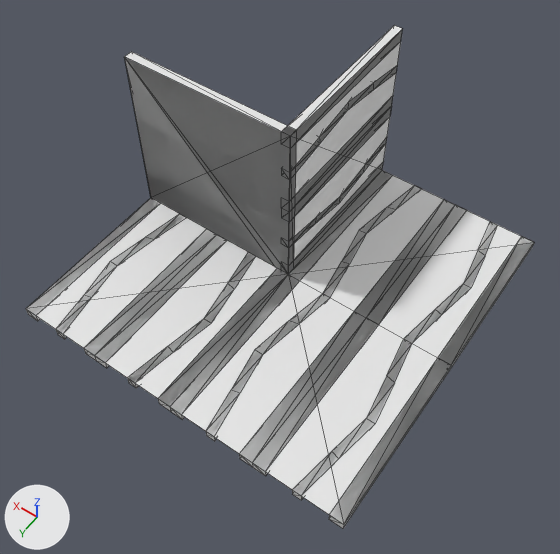
Renders of the OBJ model Data/bmc/tiles/t_076.obj from each side of a commit.
Before and after are seen from a 50 mm camera at (-0.748, 1.087, 1.676) aimed at (-0.048, 0.107, 0.135). Every picture has the same lights, and +X, +Y and +Z are marked at lower left. Mesh edges are drawn as thin lines. Where no turn or scale is listed for an object, it has been applied to the vertices.

The scene before the commit, as lines of its bpy script (objects in view):
```python
me_t_076 = bpy.data.meshes.new('t_076')
me_t_076.from_pydata(...)  # 254 vertices, 501 faces; spans x -0.5..0.5, y -0.5..0.5, z -0.05..0.5
ob_t_076 = bpy.data.objects.new('t_076', me_t_076)
ob_t_076.location = (0.0, 0.0, 0.0)
```
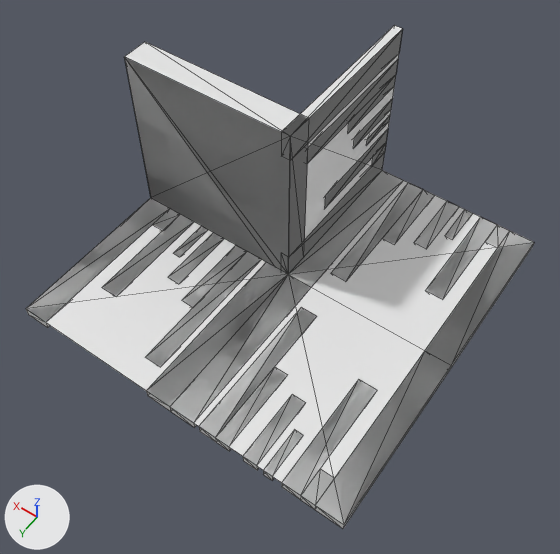
Diff of the bpy script that builds the scene:
```diff
--- a/Data/bmc/tiles/t_076.obj.py
+++ b/Data/bmc/tiles/t_076.obj.py
@@ me_t_076 @@
 # used by ob_t_076; location = (0.0, 0.0, 0.0)
-me_t_076.from_pydata(...)  # 254 vertices, 501 faces; spans x -0.5..0.5, y -0.5..0.5, z -0.05..0.5
+me_t_076.from_pydata(...)  # 228 vertices, 407 faces; spans x -0.5..0.5, y -0.5..0.5, z -0.05..0.5
+# me_t_076 part 1: a new loose piece, a box spanning x 0.0..0.025, y -0.5..-0.3, z 0.237..0.277
+# me_t_076 part 2: a new loose piece, a box spanning x 0.282..0.307, y 0.0..0.126, z -0.025..0.0
+# me_t_076 part 3: a new loose piece, a box spanning x -0.307..-0.282, y 0.374..0.5, z -0.025..0.0
+# me_t_076 part 4: a new loose piece, a box spanning x -0.307..-0.282, y -0.5..-0.374, z -0.025..0.0
+# me_t_076 part 5: a new loose piece, a box spanning x 0.223..0.263, y 0.0..0.2, z -0.025..0.0
+# me_t_076 part 6: a new loose piece, a box spanning x -0.263..-0.223, y 0.3..0.5, z -0.025..0.0
+# me_t_076 part 7: a new loose piece, a box spanning x -0.263..-0.223, y -0.5..-0.3, z -0.025..0.0
+# me_t_076 part 8: the loose piece of 36 vertices spanning x -0.138..-0.071, y -0.5..0.5, z -0.025..0.0 is rebuilt with 14 vertices and now spans x -0.182..-0.092, y -0.5..-0.071, z -0.025..0.0
+# me_t_076 part 9: the loose piece of 20 vertices spanning x 0.0..0.025, y -0.5..0.0, z 0.363..0.429 is rebuilt with 14 vertices and now spans x 0.0..0.025, y -0.5..-0.071, z 0.318..0.408
+# me_t_076 part 10: the loose piece of 20 vertices spanning x 0.071..0.138, y 0.0..0.5, z -0.025..0.0 is rebuilt with 14 vertices and now spans x 0.092..0.182, y 0.0..0.429, z -0.025..0.0
+# me_t_076 part 11: a new loose piece of 14 vertices spanning x -0.182..-0.092, y 0.071..0.5, z -0.025..0.0
+# me_t_076 part 12: the loose piece of 12 vertices spanning x 0.0..0.025, y -0.5..0.0, z 0.213..0.288 is deleted
+# me_t_076 part 13: the loose piece of 12 vertices spanning x 0.213..0.287, y 0.0..0.5, z -0.025..0.0 is deleted
+# me_t_076 part 14
+# 130 vertices are removed from x -0.463..0.5, y -0.5..0.5, z -0.05..0.5
+# 285 faces are deleted
+# 51 vertices are added at x -0.425..0.5, y -0.5..0.5, z -0.05..0.5
+# 10 new vertices lie (0.075, 0.0, 0.0) away from vertices in x -0.5..0.0, y -0.5..0.5, z -0.025..0.0
+# 9 new vertices lie (-0.075, 0.0, 0.0) away from vertices in x 0.0..0.5, y -0.5..0.5, z -0.025..0.0
+# 6 new vertices lie (0.0, 0.079, 0.0) away from vertices in x -0.425..0.425, y -0.5..0.0, z -0.025..0.0
+# 8 new vertices lie (0.025, 0.0, 0.0) away from vertices in x 0.0, y -0.5..0.0, z 0.075..0.167
+# 191 new faces join them
```

Location of each change, (x1, y1, x2, y2) in pixels of the pictures (560 x 554 px; the box of a moved part takes in the faces that stretch with it):
part 1 of me_t_076, added
    after: (354, 106, 391, 146)
part 2 of me_t_076, added
    after: (173, 226, 208, 257)
part 3 of me_t_076, added
    after: (263, 431, 303, 480)
part 4 of me_t_076, added
    after: (446, 210, 472, 239)
part 5 of me_t_076, added
    after: (168, 233, 224, 284)
part 6 of me_t_076, added
    after: (243, 395, 305, 470)
part 7 of me_t_076, added
    after: (414, 202, 459, 249)
part 8 of me_t_076, rebuilt (52% narrower, 61% shorter)
    before: (206, 185, 421, 441)
    after: (331, 183, 434, 281)
part 9 of me_t_076, rebuilt
    before: (281, 66, 397, 179)
    after: (307, 60, 398, 163)
part 10 of me_t_076, rebuilt (8% narrower, 11% shorter)
    before: (127, 252, 254, 388)
    after: (145, 246, 262, 367)
part 11 of me_t_076, added
    after: (199, 307, 317, 451)
part 12 of me_t_076, deleted
    before: (281, 96, 393, 222)
part 13 of me_t_076, deleted
    before: (84, 229, 225, 368)
part 14 of me_t_076, moved or reshaped
    both: (26, 29, 534, 529)
